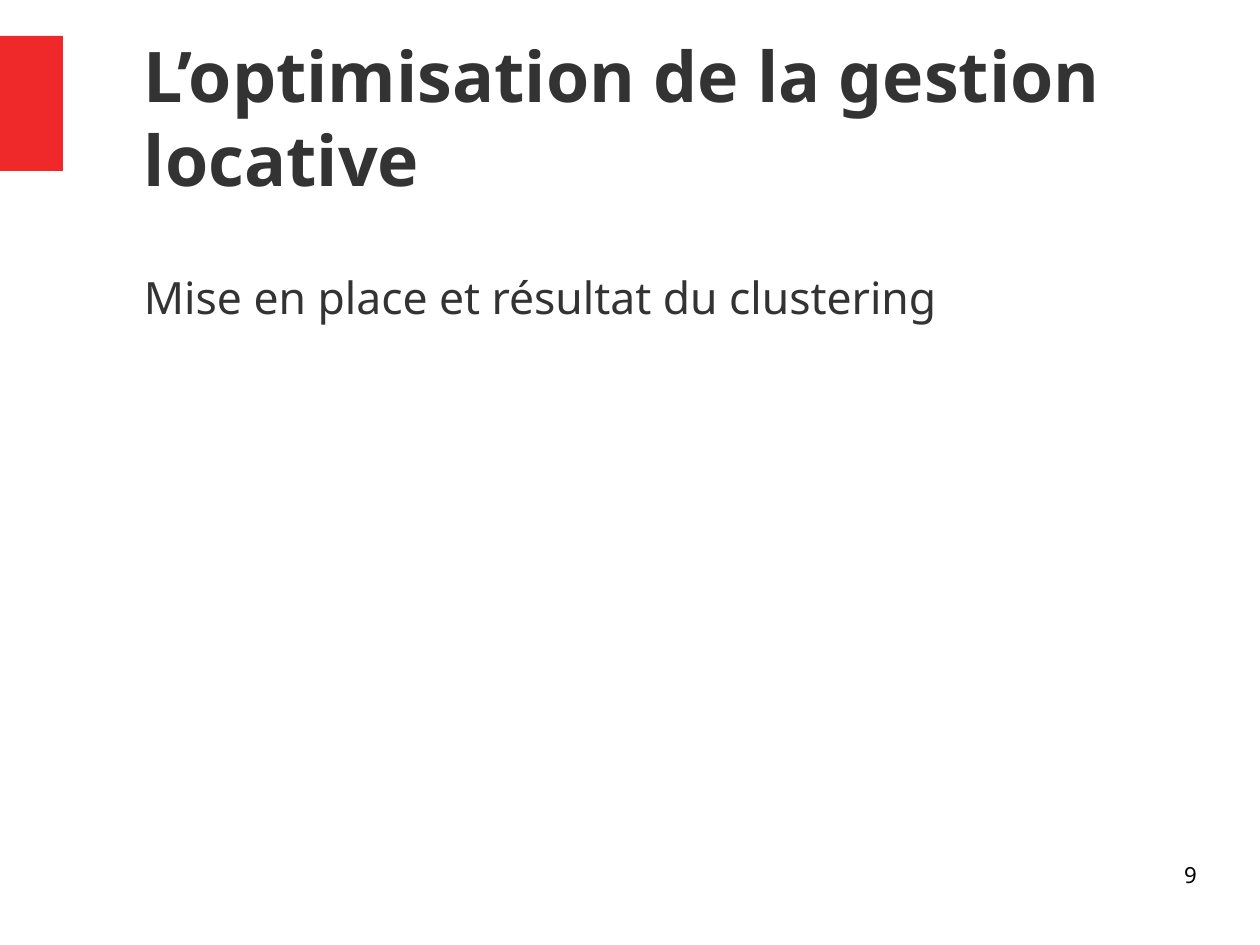
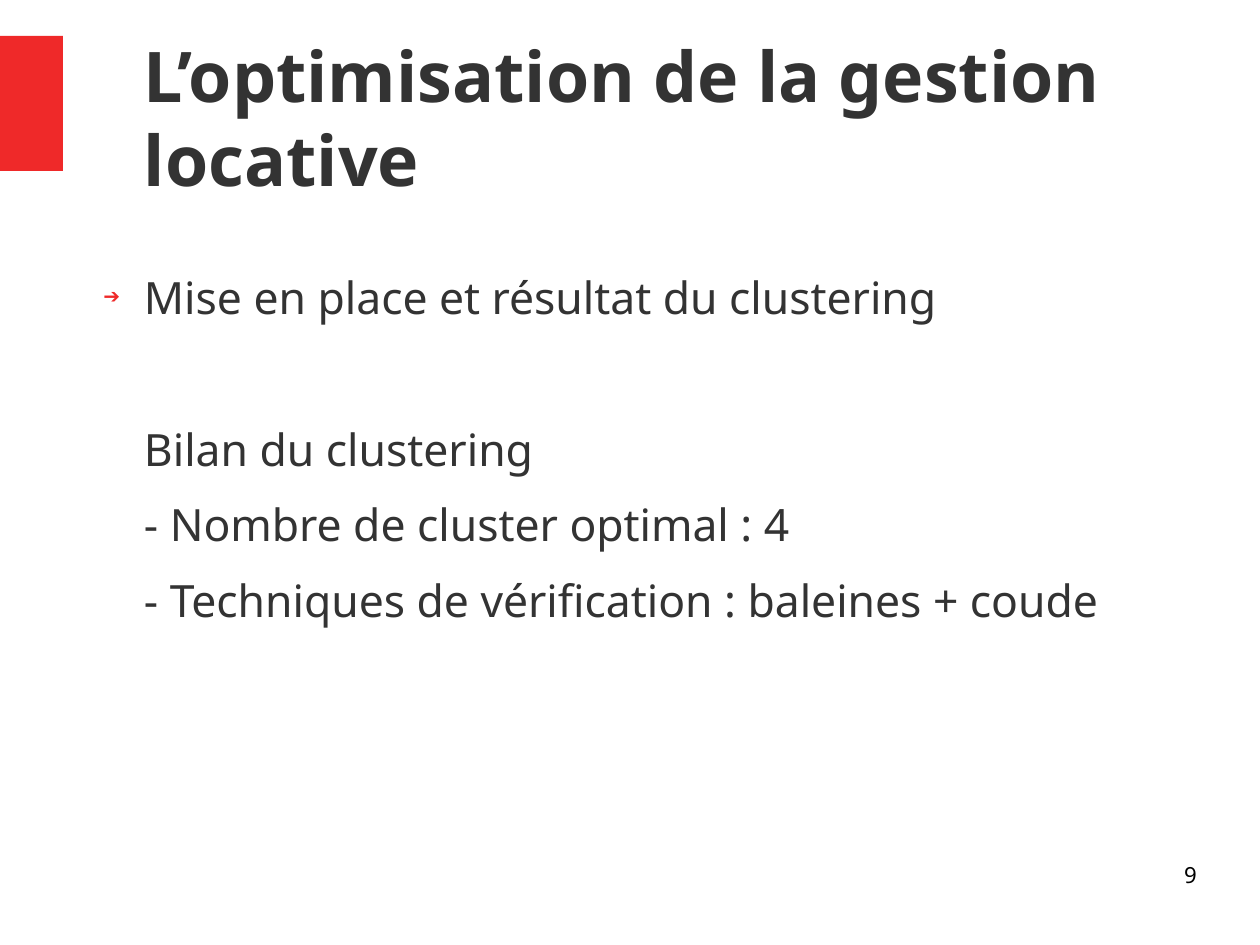
Before and after one commit to yayahamour/project_bike, a slide deck: slide 9 of presentation.odp. Drawn at 1260x945 pixels with LibreOffice and Linux fonts; fonts in the diff are those of the drawing. Boxes give left, top, right and bottom in pixels: in the first picture for what was removed or moved away, otherwise in the second. Text is boxed around its words. In the diff, an @@ line names an element or a change of style, - is before the commit and + after.

```diff
--- a/presentation.odp
+++ b/presentation.odp
@@ text at (144, 432, 1098, 628): paragraphs added @@
+Bilan du clustering
+- Nombre de cluster optimal : 4
+- Techniques de vérification : baleines + coude
```
Also in this commit, not shown: 4 other slides changed, 1 slide added, 1 other file.
